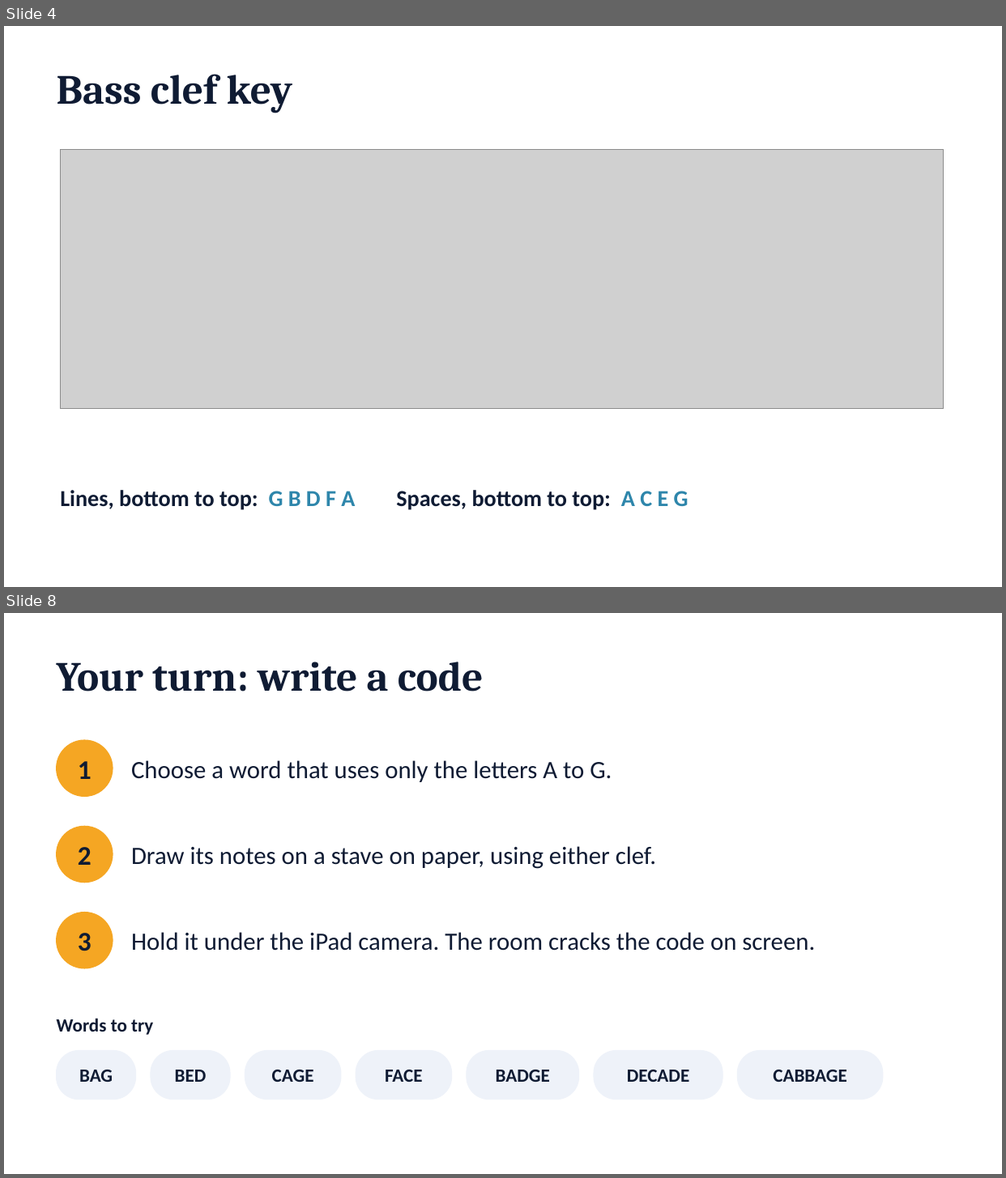
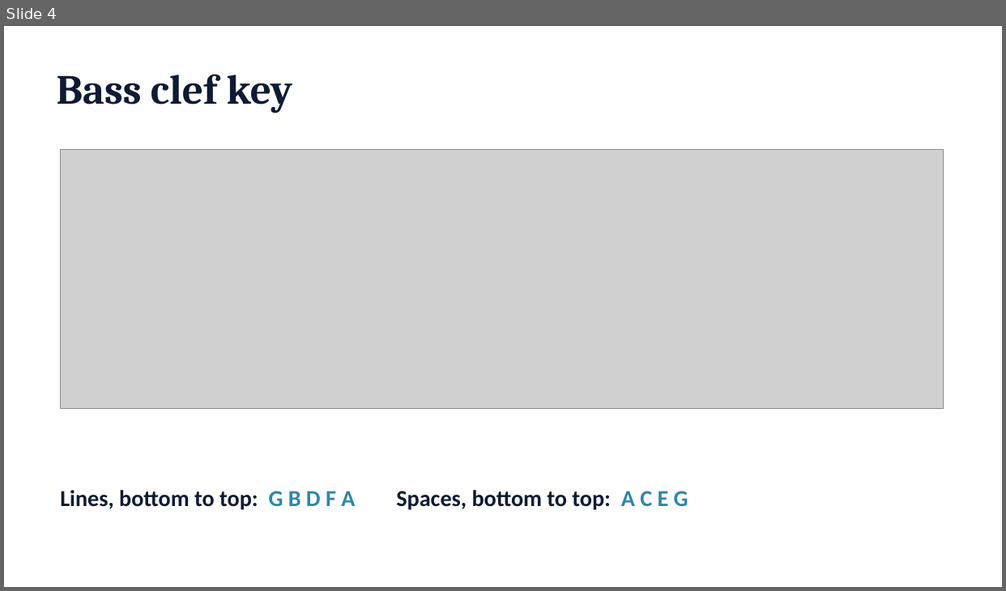
Before and after one commit to Khodell93/classroom-bridge, a slide deck: demo-materials/ClassroomBridge-CrackTheCode-Slides.pptx. Shown one above the other, each under a label of ours: slides 4 and 8 before the commit, slide 4 after it; the slides between them are not shown. The pictures are 1006x1178 and 1006x591 pixels, drawn with LibreOffice and Linux fonts; fonts in the diff are those of the drawing; grey boxes stand for pictures. Boxes give left, top, right and bottom in pixels: in the first picture for what was removed or moved away, otherwise in the second. Text is boxed around its words. In the diff, an @@ line names an element or a change of style, - is before the commit and + after.

```diff
--- a/demo-materials/ClassroomBridge-CrackTheCode-Slides.pptx
+++ b/demo-materials/ClassroomBridge-CrackTheCode-Slides.pptx
@@ slide 8 removed at [4,613,1002,1174], background #FFFFFF @@
@@ title removed at [57,662,483,692] @@
-Your turn: write a code
@@ ellipse removed at [57,740,113,796] @@
@@ text removed at [78,761,91,779] @@
-1
@@ text removed at [131,760,612,782] @@
-Choose a word that uses only the letters A to G.
@@ ellipse removed at [57,826,113,883] @@
@@ text removed at [78,847,91,865] @@
-2
@@ text removed at [131,846,656,869] @@
-Draw its notes on a stave on paper, using either clef.
@@ ellipse removed at [57,913,113,969] @@
@@ text removed at [78,933,91,952] @@
-3
@@ text removed at [131,932,815,951] @@
-Hold it under the iPad camera. The room cracks the code on screen.
@@ text removed at [57,1018,153,1035] @@
-Words to try
@@ rounded rectangle removed at [57,1051,136,1100] @@
@@ text removed at [79,1070,113,1082] @@
-BAG
@@ rounded rectangle removed at [151,1051,230,1100] @@
@@ text removed at [175,1070,206,1082] @@
-BED
@@ rounded rectangle removed at [245,1051,341,1100] @@
@@ text removed at [272,1070,314,1082] @@
-CAGE
@@ rounded rectangle removed at [356,1051,452,1100] @@
@@ text removed at [385,1070,422,1082] @@
-FACE
@@ rounded rectangle removed at [467,1051,579,1100] @@
@@ text removed at [496,1070,550,1082] @@
-BADGE
@@ rounded rectangle removed at [594,1051,722,1100] @@
@@ text removed at [627,1070,689,1082] @@
-DECADE
@@ rounded rectangle removed at [738,1051,883,1100] @@
@@ text removed at [773,1070,847,1082] @@
-CABBAGE
```
Also in this commit, not shown: 19 slides added, 4 other slides removed, 4 other files.
